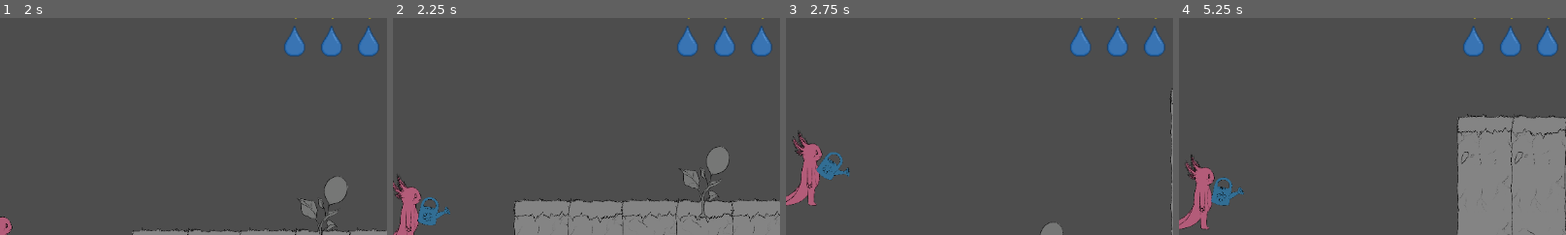
Above: before the commit, frames 1-4 (left to right).
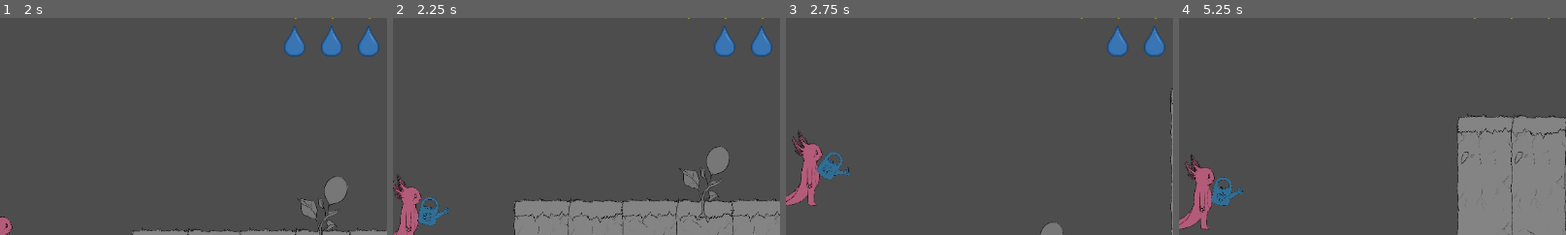
Above: after the commit, the same moments.

Repository: AzureLeaf0/GameJam
Game: Godot game, scene res://scenes/main_menu.tscn
Two runs of this game, one before a commit and one after it. Both use one fixed random seed, a clock stepped at 60 frames per second and the inputs below.
Inputs (mouse positions are % of the whole screen's width and height, from its top left):
- Up to frame 1 (2 s): click (50, 85) at 0.5 s; click (50, 74) at 1.25 s
- Up to frame 2 (2.25 s): move the mouse to (72, 45) at 2.02 s; hold Right (move_right) from 2.03 s (still down); right-click (72, 45) at 2.1 s
- Up to frame 3 (2.75 s): keep holding Right (move_right); tap Space (jump) at 2.27 s
- Up to frame 4 (5.25 s): move the mouse to (30, 55) at 2.77 s; tap E (Interact) at 2.85 s; tap Space (jump) at 3.02, 4.52 s; right-click (30, 55) at 3.05 s; move the mouse to (60, 28) at 3.52 s; release Right (move_right) at 3.53 s; hold Left (move_left) 3.53-4.28 s; click (60, 28) at 3.6 s; right-click (60, 28) at 3.8 s; move the mouse to (45, 70) at 4.27 s; hold Right (move_right) from 4.28 s (still down); right-click (45, 70) at 4.35 s; move the mouse to (80, 65) at 5.02 s; right-click (80, 65) at 5.1 s
The pictures show only the part of the screen within x 50-100%, y 8-58%; the shares and areas given below are measured in that part.

Frame 1 is identical in both runs. In frame 2, 0.5% of the frame differs, in the area x 73-79%, y 3-18%; in frame 3, 0.5%; in frame 4, 1.5%, in the area x 73-98%, y 3-18%.

Commit message:
ui'daki damlaların azalması

Diff:
--- a/gamejam/scenes/main_menu.gd
+++ b/gamejam/scenes/main_menu.gd
@@ -17,4 +17,4 @@
 	get_tree().quit()
 
 func _on_credits_pressed():
-	print("Options açılacak (henüz yapılmadı)")
+	print("Credits açılacak (henüz yapılmadı)")
--- a/gamejam/scenes/player.gd
+++ b/gamejam/scenes/player.gd
@@ -22,10 +22,13 @@
 @onready var WaterTimer: Timer = $WaterTimer
 
 @onready var heart_1: TextureRect = $Ui/CanvasLayer/GridContainer3/Heart1
-
 @onready var heart_2: TextureRect = $Ui/CanvasLayer/GridContainer3/Heart2
-
 @onready var heart_3: TextureRect = $Ui/CanvasLayer/GridContainer3/Heart3
+
+@onready var drop_1: TextureRect = $Ui/CanvasLayer/GridContainer5/Drop1
+@onready var drop_2: TextureRect = $Ui/CanvasLayer/GridContainer5/Drop2
+@onready var drop_3: TextureRect = $Ui/CanvasLayer/GridContainer5/Drop3
+
 
 @onready var water_can: Sprite2D = $WateringCan/WaterCan
 
@@ -66,8 +69,10 @@
 	if Input.is_action_just_pressed("watering") and not is_watering:
 		if is_near_well:
 			watering_can.refill()
+			update_drops()
 		elif watering_can.current > 0:
 			watering_can.use()
+			update_drops()
 			is_watering = true
 			WaterTimer.start()
 
@@ -210,3 +215,21 @@
 
 func _on_item_3_timer_timeout() -> void:
 	Inventory[2] = null
+
+func update_drops():
+	if  $WateringCan.current == 3:
+		drop_1.visible = true
+		drop_2.visible = true
+		drop_3.visible = true
+	elif $WateringCan.current == 2:
+		drop_1.visible = false
+		drop_2.visible = true
+		drop_3.visible = true
+	elif $WateringCan.current == 1:
+		drop_1.visible = false
+		drop_2.visible = false
+		drop_3.visible = true
+	elif $WateringCan.current <= 0:
+		drop_1.visible = false
+		drop_2.visible = false
+		drop_3.visible = false
--- a/gamejam/scenes/watering_can.gd
+++ b/gamejam/scenes/watering_can.gd
@@ -5,6 +5,11 @@
 var triggered = false
 var currentPlant
 @onready var wateringArea = $WaterArea
+
+@onready var drop_1: TextureRect = $Ui/CanvasLayer/GridContainer5/Drop1
+@onready var drop_2: TextureRect = $Ui/CanvasLayer/GridContainer5/Drop2
+@onready var drop_3: TextureRect = $/CanvasLayer/GridContainer5/Drop3
+
 
 func use():
 	if current > 0:
Not shown, added: gamejam/scenes/player.tscn1128268855.tmp
Not shown, added: gamejam/scenes/player.tscn1136153327.tmp
Not shown, added: gamejam/scenes/player.tscn1191062437.tmp
